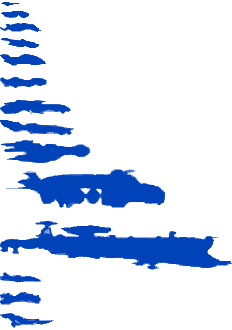
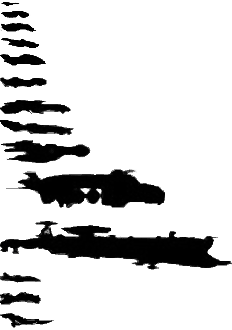
Layers edited between the first and the second 232 x 330 image:
hid "Blue", painted on it over left=0, top=1, right=232, bottom=328
showed "Black", painted on it over left=0, top=1, right=232, bottom=328
